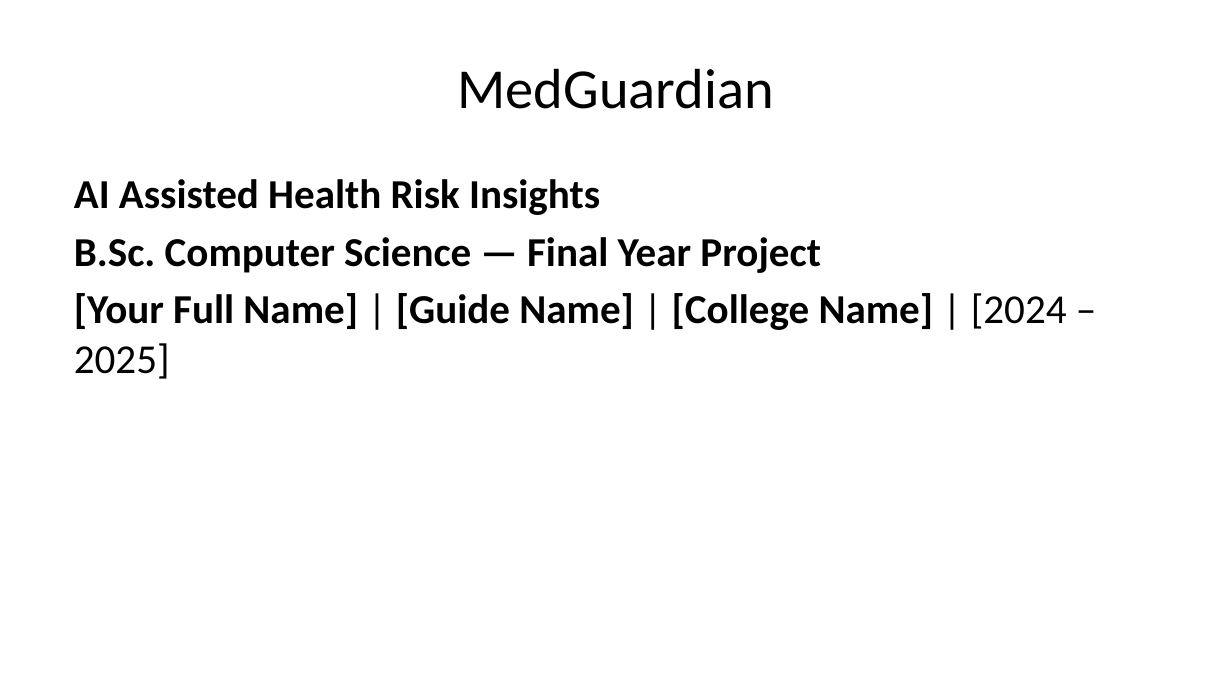
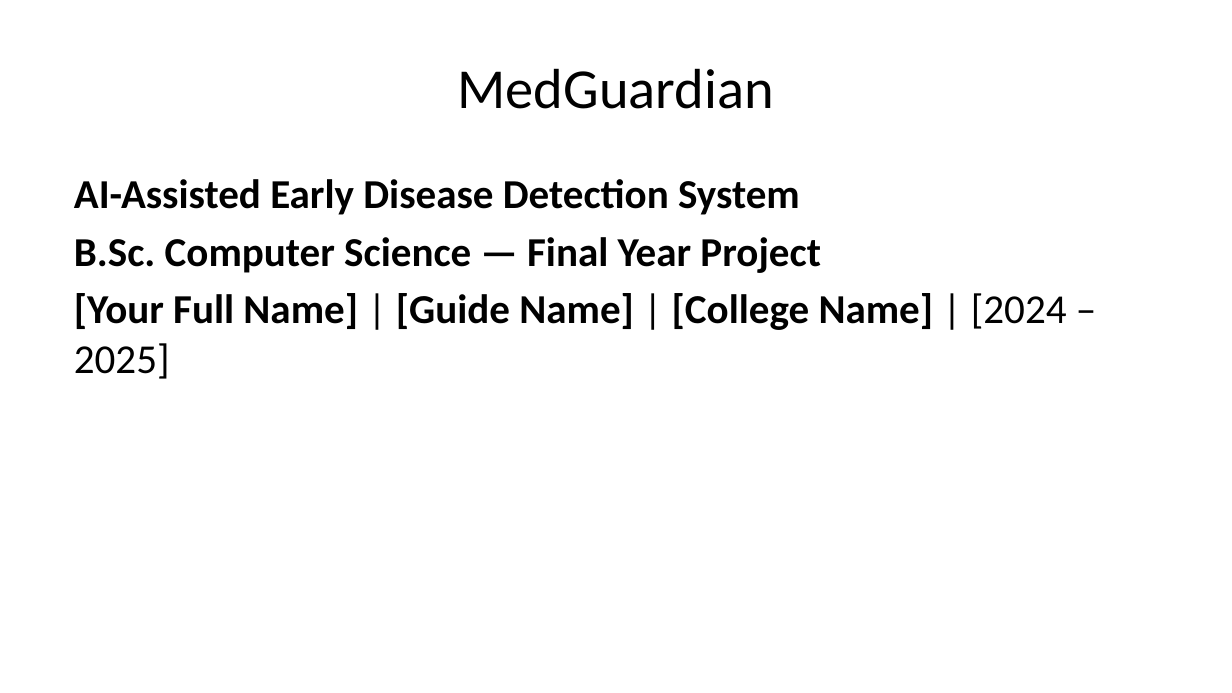
Before and after one commit to itsmehari/MedGuardian, a slide deck: slide 1 of MedGuardian_Presentation.pptx. Drawn at 1232x693 pixels with LibreOffice and Linux fonts; fonts in the diff are those of the drawing. Boxes give left, top, right and bottom in pixels: in the first picture for what was removed or moved away, otherwise in the second. Text is boxed around its words. In the diff, an @@ line names an element or a change of style, - is before the commit and + after.

```diff
--- a/MedGuardian_Presentation.pptx
+++ b/MedGuardian_Presentation.pptx
@@ text at (74,179,800,215): text changed @@
-AI Assisted Health Risk Insights
+AI-Assisted Early Disease Detection System
```
Also in this commit, not shown: 8 other slides changed, 2 slides added, 4 other files.
